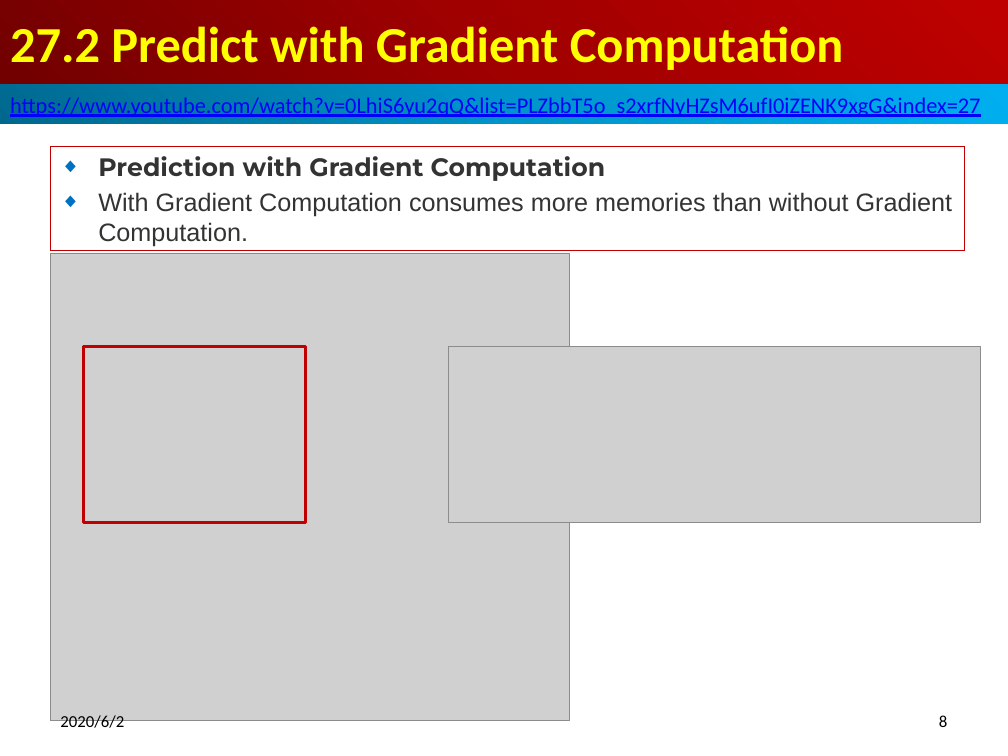
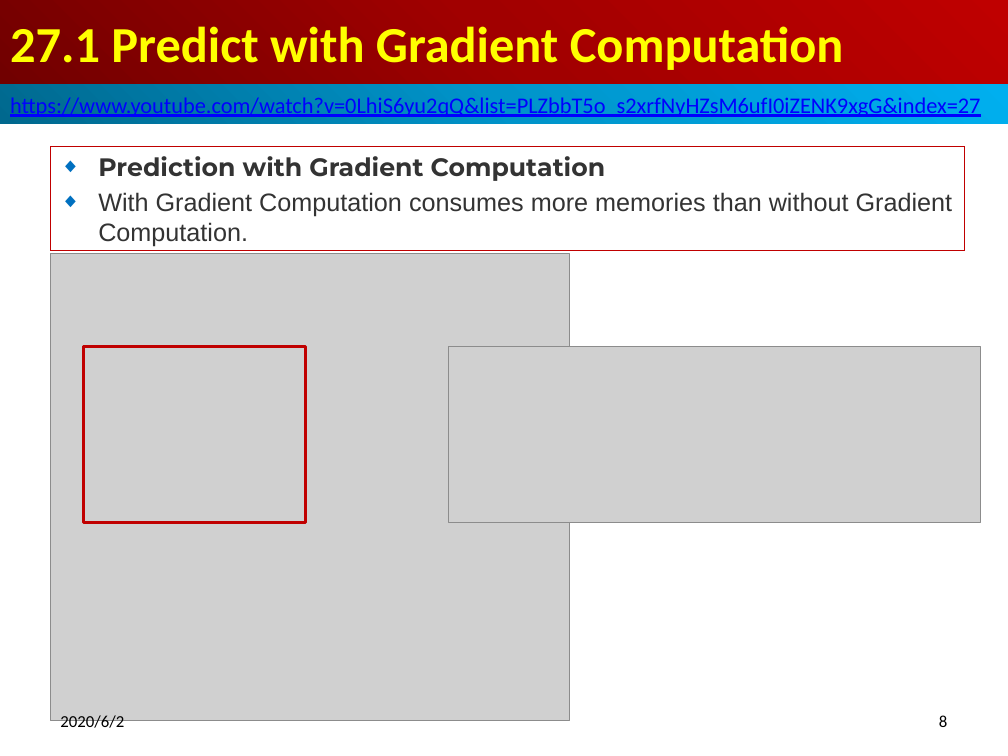
Before and after one commit to peterhchen/900_PyTorch, a slide deck: slide 8 of 27_ConfusionMatrix.pptx. Drawn at 1008x756 pixels with LibreOffice and Linux fonts; fonts in the diff are those of the drawing; grey boxes stand for pictures. Boxes give left, top, right and bottom in pixels: in the first picture for what was removed or moved away, otherwise in the second. Text is boxed around its words. In the diff, an @@ line names an element or a change of style, - is before the commit and + after.

```diff
--- a/27_ConfusionMatrix.pptx
+++ b/27_ConfusionMatrix.pptx
@@ title at (10,26,844,70): text changed @@
-27.2 Predict with Gradient Computation
+27.1 Predict with Gradient Computation
```
Also in this commit, not shown: 2 other files.
